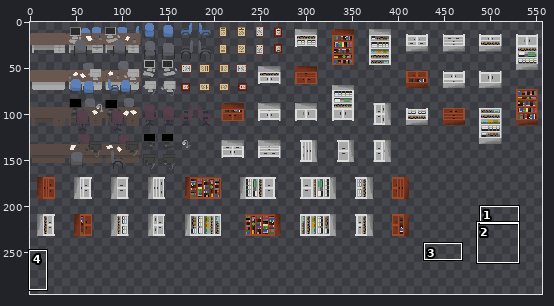
Two states of a sprite sheet, ProyectosSDL/HolaSDL/levels/TileSheet-ConsultasDespachos.png. The first picture is a wide view before the edit; the outline marks the close-up.
Close-up. Before the edit:
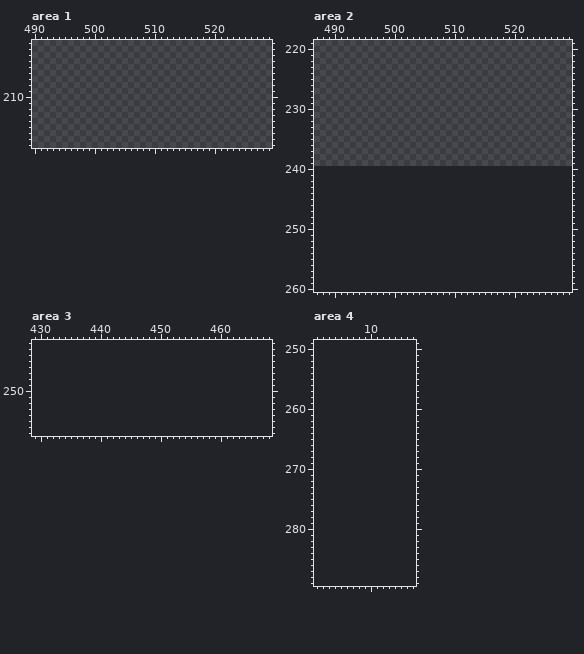
The file is 560x240 pixels. Colours within 5 levels of each other are drawn and written as one. Shown: area 1: x 490..529, y 201..218; area 2: x 487..529, y 219..260; area 3: x 429..468, y 242..257; area 4: x 1..17, y 249..289. The old version is drawn lined up with the new one, on the new canvas. The wide view leaves out empty margins. The commit also changed other parts of the picture, which this record leaves out.
After:
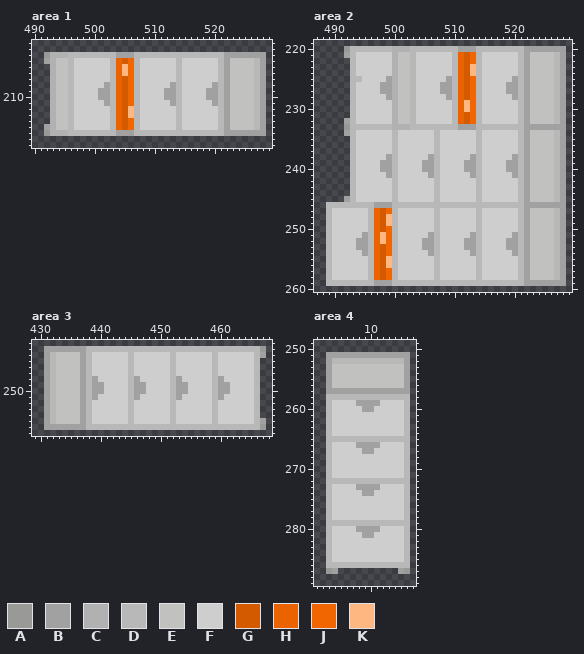
Palette (. is transparent): A #999997  B #a1a1a1  C #b1b1b1  D #b8b8b8  E #c1c1bf  F #cecece  G #d45a00  H #ea6300  J #f16600  K #ffb782
From old to new:
canvas 560x240 -> 560x300
Changed rows in their new state; - is an unchanged pixel.
Area 1:
first column x 492:
203 ACCCDDDDDDDDBBBDDDDDDDDDDDDDDDBBBBBBB
204 BCEEDFFFFFFDHGJDFFFFFFDFFFFFFDBEEEEDB
205 -CEEDFFFFFFDHKJDFFFFFFDFFFFFFDBEEEEDB
206 -CEEDFFFFFFDHKJDFFFFFFDFFFFFFDBEEEEDB
207 -CEEDFFFFFFDHGJDFFFFFFDFFFFFFDBEEEEDB
208 -CEEDFFFFFBDHGJDFFFFFBDFFFFFBDBEEEEDB
209 -CEEDFFFFBBDHGJDFFFFBBDFFFFBBDBEEEEDB
210 -CEEDFFFFBBDHGJDFFFFBBDFFFFBBDBEEEEDB
211 -CEEDFFFFFBDHGJDFFFFFBDFFFFFBDBEEEEDB
212 -CEEDFFFFFFDHGKDFFFFFFDFFFFFFDBEEEEDB
213 -CEEDFFFFFFDHGKDFFFFFFDFFFFFFDBEEEEDB
214 -CEEDFFFFFFDHGJDFFFFFFDFFFFFFDBEEEEDB
215 BCEEDFFFFFFDHGJDFFFFFFDFFFFFFDBEEEEDB
216 ACCCDDDDDDDDBBBDDDDDDDDDDDDDDDBBBBBBB
Area 2:
first column x 489:
220 ---ADDDDDDDCCCDDDDDDDDBBBDDDDDDDDBBBBBBB
221 ---BDFFFFFFCEEDFFFFFFDHGJDFFFFFFDBEEEEDB
222 ----DFFFFFFCEEDFFFFFFDHGJDFFFFFFDBEEEEDB
223 ----DFFFFFFCEEDFFFFFFDHGKDFFFFFFDBEEEEDB
224 ----DFFFFFFCEEDFFFFFFDHGKDFFFFFFDBEEEEDB
225 ----DDFFFFBCEEDFFFFFBDHGJDFFFFFBDBEEEEDB
226 ----DFFFFBBCEEDFFFFBBDHGJDFFFFBBDBEEEEDB
227 ----DFFFFBBCEEDFFFFBBDHGJDFFFFBBDBEEEEDB
228 ----DFFFFFBCEEDFFFFFBDHGJDFFFFFBDBEEEEDB
229 ----DFFFFFFCEEDFFFFFFDHKJDFFFFFFDBEEEEDB
230 ----DFFFFFFCEEDFFFFFFDHKJDFFFFFFDBEEEEDB
231 ----DFFFFFFCEEDFFFFFFDHGJDFFFFFFDBEEEEDB
232 ---BDFFFFFFCEEDFFFFFFDHGJDFFFFFFDBEEEEDB
233 ---ADDDDDDDCCCDDDDDDDDBBBDDDDDDDDBBBBBBB
234 ---BDFFFFFFDFFFFFFDFFFFFFDFFFFFFDBEEEEDB
235 ----DFFFFFFDFFFFFFDFFFFFFDFFFFFFDBEEEEDB
236 ----DFFFFFFDFFFFFFDFFFFFFDFFFFFFDBEEEEDB
237 ----DFFFFFFDFFFFFFDFFFFFFDFFFFFFDBEEEEDB
238 ----DFFFFFBDFFFFFBDFFFFFBDFFFFFBDBEEEEDB
239 ----DFFFFBBDFFFFBBDFFFFBBDFFFFBBDBEEEEDB
240 ----DFFFFBBDFFFFBBDFFFFBBDFFFFBBDBEEEEDB
241 ----DFFFFFBDFFFFFBDFFFFFBDFFFFFBDBEEEEDB
242 ----DFFFFFFDFFFFFFDFFFFFFDFFFFFFDBEEEEDB
243 ----DFFFFFFDFFFFFFDFFFFFFDFFFFFFDBEEEEDB
244 ----DFFFFFFDFFFFFFDFFFFFFDFFFFFFDBEEEEDB
245 ---BDFFFFFFDFFFFFFDFFFFFFDFFFFFFDBEEEEDB
246 DDDDDDDDBBBDDDDDDDDDDDDDDDDDDDDDDBBBBBBB
247 DFFFFFFDHGJDFFFFFFDFFFFFFDFFFFFFDBEEEEDB
248 DFFFFFFDHGKDFFFFFFDFFFFFFDFFFFFFDBEEEEDB
249 DFFFFFFDHGKDFFFFFFDFFFFFFDFFFFFFDBEEEEDB
250 DFFFFFFDHGJDFFFFFFDFFFFFFDFFFFFFDBEEEEDB
251 DFFFFFBDHKJDFFFFFBDFFFFFBDFFFFFBDBEEEEDB
252 DFFFFBBDHKJDFFFFBBDFFFFBBDFFFFBBDBEEEEDB
253 DFFFFBBDHGJDFFFFBBDFFFFBBDFFFFBBDBEEEEDB
254 DFFFFFBDHGJDFFFFFBDFFFFFBDFFFFFBDBEEEEDB
255 DFFFFFFDHGKDFFFFFFDFFFFFFDFFFFFFDBEEEEDB
256 DFFFFFFDHGKDFFFFFFDFFFFFFDFFFFFFDBEEEEDB
257 DFFFFFFDHGJDFFFFFFDFFFFFFDFFFFFFDBEEEEDB
258 DFFFFFFDHGJDFFFFFFDFFFFFFDFFFFFFDBEEEEDB
259 DDDDDDDDBBBDDDDDDDDDDDDDDDDDDDDDDBBBBBBB
Area 3:
first column x 431:
243 BBBBBBBDDDDDDDDDDDDDDDDDDDDDDDDDDDDDA
244 BDEEEEBDFFFFFFDFFFFFFDFFFFFFDFFFFFFDB
245 BDEEEEBDFFFFFFDFFFFFFDFFFFFFDFFFFFFD-
246 BDEEEEBDFFFFFFDFFFFFFDFFFFFFDFFFFFFD-
247 BDEEEEBDFFFFFFDFFFFFFDFFFFFFDFFFFFFD-
248 BDEEEEBDBFFFFFDBFFFFFDBFFFFFDBFFFFFD-
249 BDEEEEBDBBFFFFDBBFFFFDBBFFFFDBBFFFFD-
250 BDEEEEBDBBFFFFDBBFFFFDBBFFFFDBBFFFFD-
251 BDEEEEBDBFFFFFDBFFFFFDBFFFFFDBFFFFFD-
252 BDEEEEBDFFFFFFDFFFFFFDFFFFFFDFFFFFFD-
253 BDEEEEBDFFFFFFDFFFFFFDFFFFFFDFFFFFFD-
254 BDEEEEBDFFFFFFDFFFFFFDFFFFFFDFFFFFFD-
255 BDEEEEBDFFFFFFDFFFFFFDFFFFFFDFFFFFFDB
256 BBBBBBBDDDDDDDDDDDDDDDDDDDDDDDDDDDDDA
Area 4:
first column x 3:
251 BBBBBBBBBBBBBB
252 BDDDDDDDDDDDDB
253 BEEEEEEEEEEEEB
254 BEEEEEEEEEEEEB
255 BEEEEEEEEEEEEB
256 BEEEEEEEEEEEEB
257 BBBBBBBBBBBBBB
258 DDDDDDDDDDDDDD
259 DFFFFBBBBFFFFD
260 DFFFFFBBFFFFFD
261 DFFFFFFFFFFFFD
262 DFFFFFFFFFFFFD
263 DFFFFFFFFFFFFD
264 DFFFFFFFFFFFFD
265 DDDDDDDDDDDDDD
266 DFFFFBBBBFFFFD
267 DFFFFFBBFFFFFD
268 DFFFFFFFFFFFFD
269 DFFFFFFFFFFFFD
270 DFFFFFFFFFFFFD
271 DFFFFFFFFFFFFD
272 DDDDDDDDDDDDDD
273 DFFFFBBBBFFFFD
274 DFFFFFBBFFFFFD
275 DFFFFFFFFFFFFD
276 DFFFFFFFFFFFFD
277 DFFFFFFFFFFFFD
278 DFFFFFFFFFFFFD
279 DDDDDDDDDDDDDD
280 DFFFFBBBBFFFFD
281 DFFFFFBBFFFFFD
282 DFFFFFFFFFFFFD
283 DFFFFFFFFFFFFD
284 DFFFFFFFFFFFFD
285 DFFFFFFFFFFFFD
286 DDDDDDDDDDDDDD
287 AB----------BA
Where, in picture pixels (left, top, right, bottom), the same in both close-ups:
added: (44, 52, 266, 136)
added: (326, 46, 566, 286)
added: (44, 346, 266, 430)
added: (326, 352, 410, 574)
